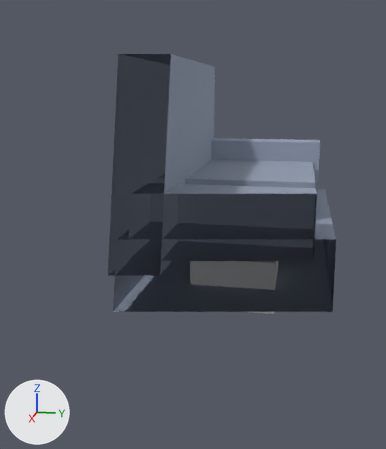
One commit to the glTF model Assets/_Project/Art/Models/Environment/Sofa.glb: the scene before it, then after it.
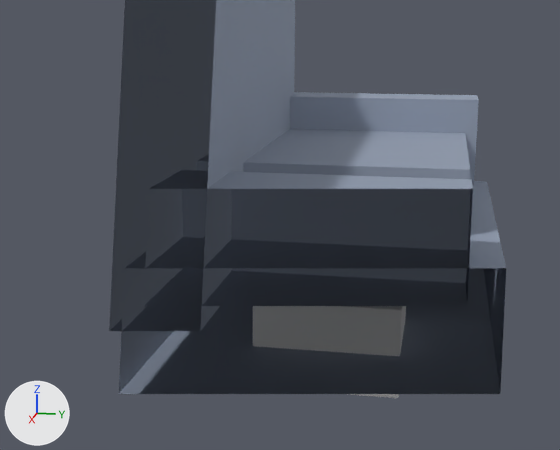
Each version is shown whole from a camera (50 mm lens) standing at (2.532, 0.294, 1.058) and looking at (0.076, -0.197, 0.444), then close up on the part from 12% to 95% of the width and 19% to 77% of the height. Lighting does not change. The marker at lower left points along +X, +Y and +Z. The older version's two pictures come first. Everything nearer to the camera than a plane just in front of the edit is cut away.

Script lines for the objects in view, before the commit:
```python
me_cube_035 = bpy.data.meshes.new('Cube.035')
me_cube_035.from_pydata(...)  # a box spanning x -0.226..0.106, y -0.205..0.205, z 0.028..0.282
me_cube_082 = bpy.data.meshes.new('Cube.082')
me_cube_082.from_pydata(...)  # a box spanning x -1.0..1.0, y -0.46..0.46, z 0.15..0.45
me_cube_082.materials.append(mat_sofamaterial_002)  # greyish blue #95a0b3
me_cube_087 = bpy.data.meshes.new('Cube.087')
me_cube_087.from_pydata(...)  # a box spanning x 0.08..0.96, y -0.41..0.37, z 0.36..0.64
me_cube_087.materials.append(mat_sofamaterial_002)  # greyish blue #95a0b3
ob_cushionright = bpy.data.objects.new('CushionRight', me_cube_087)
ob_cushionright.location = (0.0, 0.0, 0.0)
ob_mw_cutter = bpy.data.objects.new('MW_Cutter', me_cube_035)
ob_mw_cutter.location = (0.0, 0.0, 0.0)
ob_seat = bpy.data.objects.new('Seat', me_cube_082)
ob_seat.location = (0.0, 0.0, 0.0)
# also in view: 'ArmLeft' at (-1.0, -0.05, 0.52); 'CushionLeft' at (-0.52, -0.02, 0.5); 'Backrest' at (0.0, -0.38, 0.76)
```
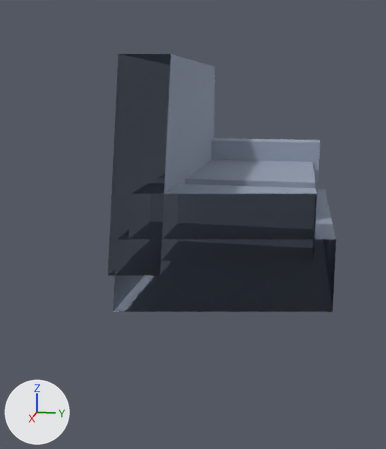
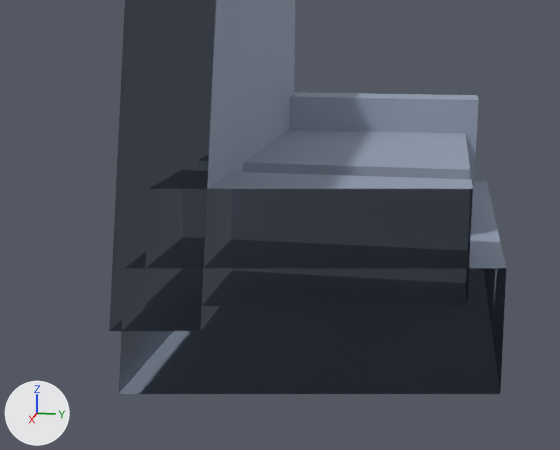
Commit message: 背景モデル 5 つに残っていた、くり抜き用の箱 MW_Cutter を取り除く

Boxes (x1, y1, x2, y2) around the edits, measured in the close-ups (560 x 450 px):
'MW_Cutter', deleted: before (253, 306, 406, 398)

Patch to the scene script:
```diff
--- a/Assets/_Project/Art/Models/Environment/Sofa.glb.py
+++ b/Assets/_Project/Art/Models/Environment/Sofa.glb.py
@@ ob_mw_cutter @@
-ob_mw_cutter = bpy.data.objects.new('MW_Cutter', me_cube_035)
-ob_mw_cutter.location = (0.0, 0.0, 0.0)
```
